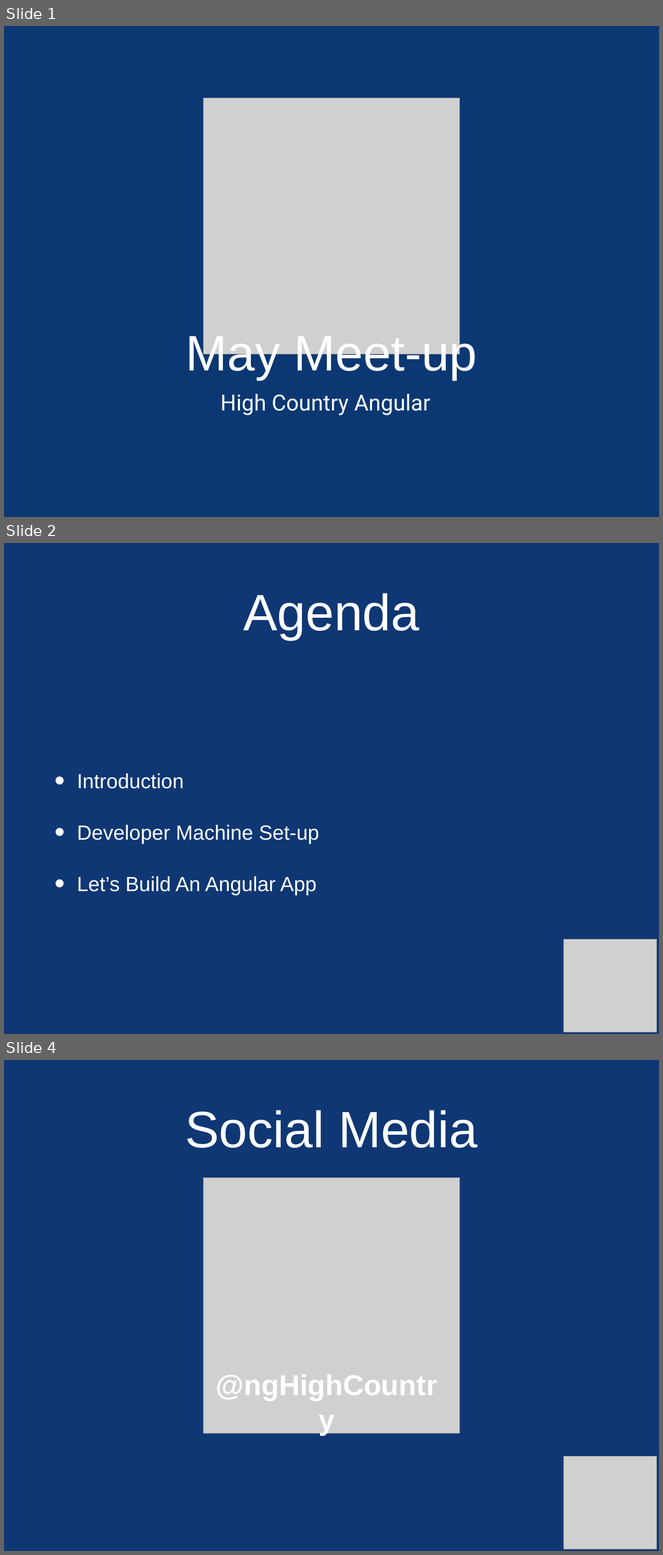
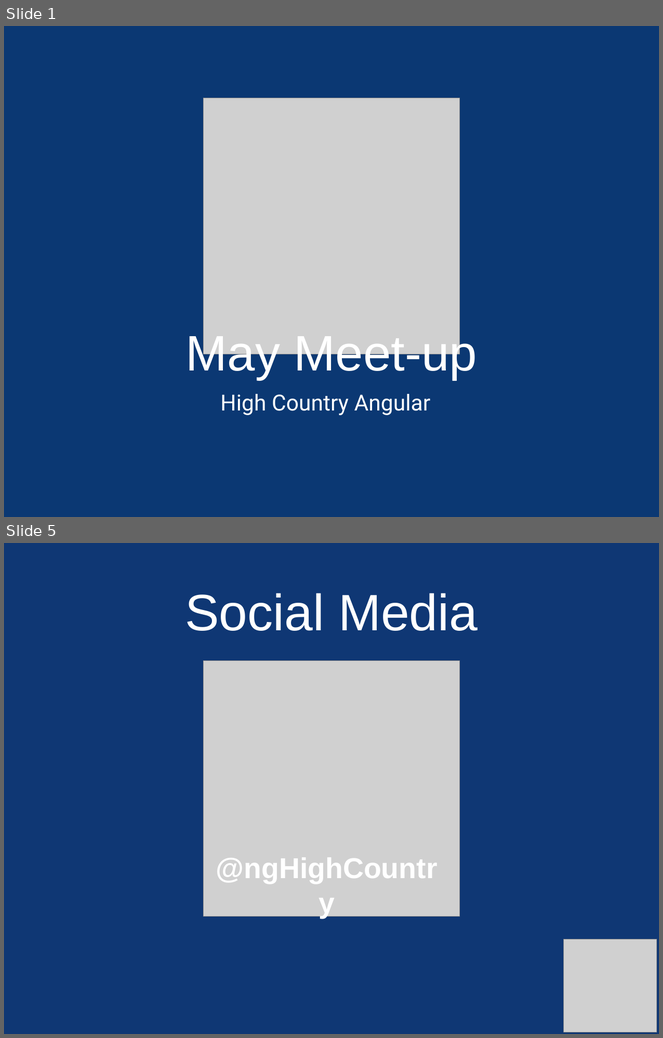
Before and after one commit to ngHighCountry/meetup, a slide deck: presentations/may-2018/may-2018.pptx. Shown one above the other, each under a label of ours: slides 1, 2 and 4 before the commit, slides 1 and 5 after it; the slides between them are not shown. The pictures are 663x1555 and 663x1038 pixels, drawn with LibreOffice and Linux fonts; fonts in the diff are those of the drawing; grey boxes stand for pictures. Boxes give left, top, right and bottom in pixels: in the first picture for what was removed or moved away, otherwise in the second. Text is boxed around its words. In the diff, an @@ line names an element or a change of style, - is before the commit and + after.

```diff
--- a/presentations/may-2018/may-2018.pptx
+++ b/presentations/may-2018/may-2018.pptx
@@ slide 2 removed at [4, 543, 659, 1034], background #0F3774 @@
@@ title removed at [243, 593, 419, 640] @@
-Agenda
@@ text removed at [77, 773, 319, 896] @@
-• Introduction
-• Developer Machine Set-up
-• Let’s Build An Angular App
@@ picture removed at [564, 939, 657, 1033] @@
@@ what was slide 4 is now slide 5 @@
```
Also in this commit, not shown: 1 slide changed, 2 slides added, 4 other files.
